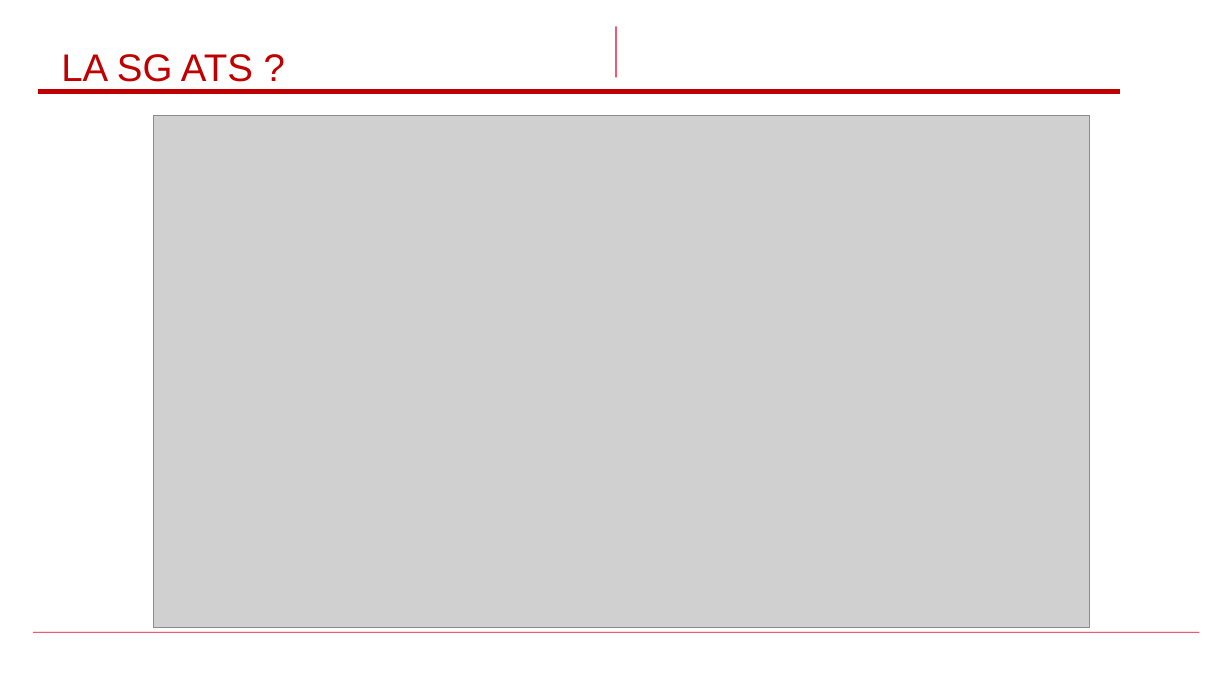
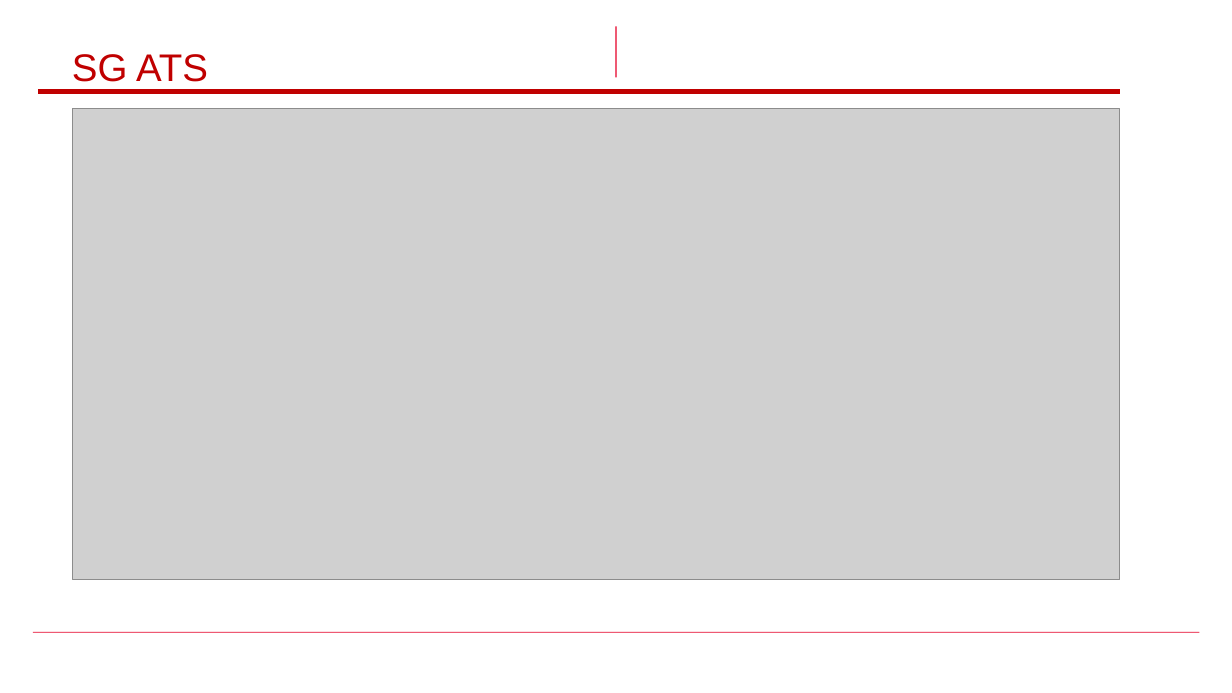
Before and after one commit to zwdOr20/PFE, a slide deck: slide 4 of first_presentation_1.1.pptx. Drawn at 1232x693 pixels with LibreOffice and Linux fonts; fonts in the diff are those of the drawing; grey boxes stand for pictures; background and template pictures are left out. Boxes give left, top, right and bottom in pixels: in the first picture for what was removed or moved away, otherwise in the second. Text is boxed around its words. In the diff, an @@ line names an element or a change of style, - is before the commit and + after.

```diff
--- a/first_presentation_1.1.pptx
+++ b/first_presentation_1.1.pptx
@@ title at [72, 54, 208, 82]: text changed @@
-LA SG ATS ?
+SG ATS
@@ picture: place and size @@
-picture at [153, 116, 1091, 628]
+picture at [72, 109, 1119, 579]
```
Also in this commit, not shown: 7 other slides changed, 8 slides added, 4 slides removed, 15 other files.
